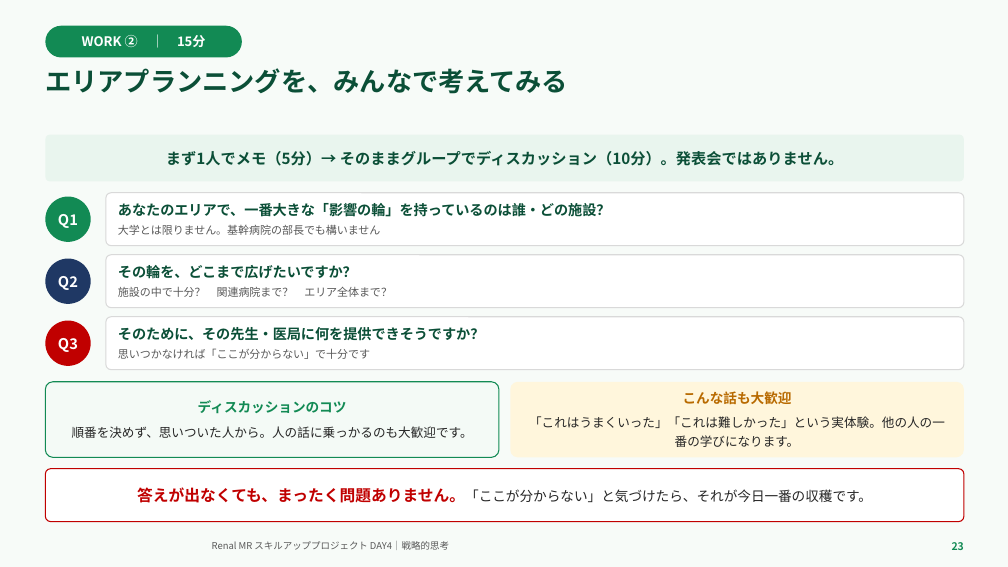
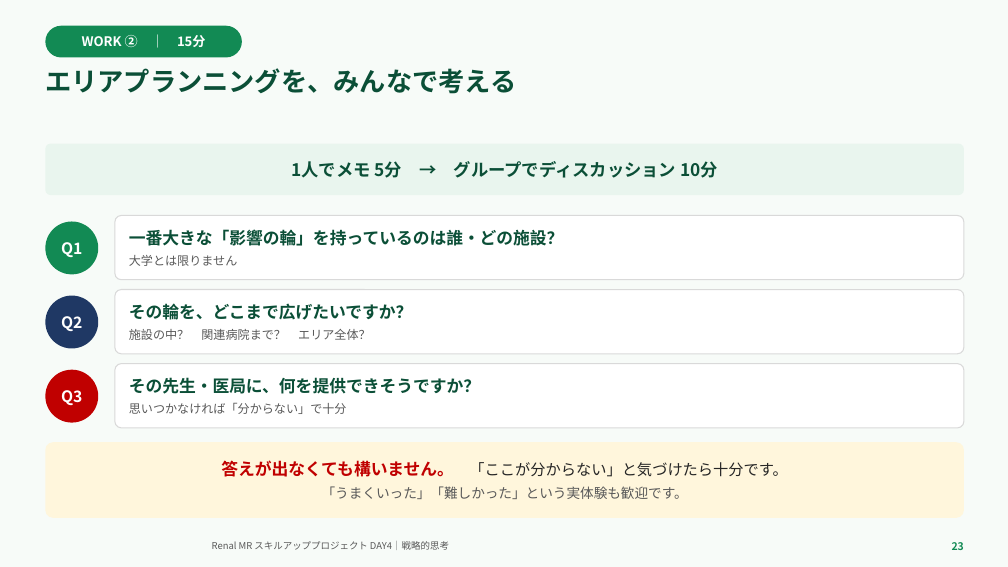
Before and after one commit to TAKUYA-1187/Claude, a slide deck: slide 23 of novartis_training/DAY4_ちょっと分かるだけで世界が変わる.pptx. Drawn at 1008x567 pixels with LibreOffice and Linux fonts; fonts in the diff are those of the drawing; background and template pictures are left out. Boxes give left, top, right and bottom in pixels: in the first picture for what was removed or moved away, otherwise in the second. Text is boxed around its words. In the diff, an @@ line names an element or a change of style, - is before the commit and + after.

```diff
--- a/novartis_training/DAY4_ちょっと分かるだけで世界が変わる.pptx
+++ b/novartis_training/DAY4_ちょっと分かるだけで世界が変わる.pptx
@@ text at (45, 68, 516, 94): text changed @@
-エリアプランニングを、みんなで考えてみる
+エリアプランニングを、みんなで考える
@@ rounded rectangle "1人でメモ 5分 → グループでディスカッション 10分": place and size @@
-rounded rectangle "1人でメモ 5分 → グループでディスカッション 10分" at (45, 135, 964, 181)
+rounded rectangle "1人でメモ 5分 → グループでディスカッション 10分" at (45, 144, 964, 195)
@@ text in rounded rectangle at (292, 161, 718, 178): text changed; size 14.5 to 16.5 pt @@
-まず1人でメモ（5分）→ そのままグループでディスカッション（10分）。発表会ではありません。
+1人でメモ 5分 → グループでディスカッション 10分
@@ ellipse "Q1": place and size @@
-ellipse "Q1" at (45, 197, 91, 242)
+ellipse "Q1" at (45, 222, 98, 274)
@@ rounded rectangle "一番大きな「影響の輪」を持っているのは誰・どの施設？": place and size @@
-rounded rectangle "一番大きな「影響の輪」を持っているのは誰・どの施設？" at (106, 193, 964, 246)
+rounded rectangle "一番大きな「影響の輪」を持っているのは誰・どの施設？" at (115, 216, 964, 280)
@@ text in rounded rectangle at (129, 229, 564, 266): text changed; size 13.5 to 16 pt @@
-あなたのエリアで、一番大きな「影響の輪」を持っているのは誰・どの施設？
-大学とは限りません。基幹病院の部長でも構いません
+一番大きな「影響の輪」を持っているのは誰・どの施設？
+大学とは限りません
@@ ellipse "Q2": place and size @@
-ellipse "Q2" at (45, 259, 91, 304)
+ellipse "Q2" at (45, 296, 98, 349)
@@ rounded rectangle "その輪を、どこまで広げたいですか？": place and size @@
-rounded rectangle "その輪を、どこまで広げたいですか？" at (106, 255, 964, 308)
+rounded rectangle "その輪を、どこまで広げたいですか？" at (115, 290, 964, 354)
@@ text in rounded rectangle at (129, 329, 371, 340): text changed; size 10.5 to 11.5 pt @@
-施設の中で十分？ 関連病院まで？ エリア全体まで？
+施設の中？ 関連病院まで？ エリア全体？
@@ text in rounded rectangle at (129, 303, 413, 320): size 13.5 to 16 pt in "その輪を、どこまで広げたいですか？" @@
@@ size 14 to 15 pt in 3 elements at (45, 222, 98, 274), (45, 296, 98, 349), (45, 370, 98, 423) @@
@@ ellipse "Q3": place and size @@
-ellipse "Q3" at (45, 321, 91, 366)
+ellipse "Q3" at (45, 370, 98, 423)
@@ rounded rectangle removed at (45, 382, 499, 457) @@
-ディスカッションのコツ
-順番を決めず、思いついた人から。人の話に乗っかるのも大歓迎です。
@@ rounded rectangle "その先生・医局に、何を提供できそうですか？": place and size @@
-rounded rectangle "その先生・医局に、何を提供できそうですか？" at (106, 317, 964, 370)
+rounded rectangle "その先生・医局に、何を提供できそうですか？" at (115, 364, 964, 428)
@@ text in rounded rectangle at (129, 377, 480, 414): text changed; size 13.5 to 16 pt @@
-そのために、その先生・医局に何を提供できそうですか？
-思いつかなければ「ここが分からない」で十分です
+その先生・医局に、何を提供できそうですか？
+思いつかなければ「分からない」で十分
@@ rounded rectangle removed at (510, 382, 964, 457) @@
-こんな話も大歓迎
-「これはうまくいった」「これは難しかった」という実体験。他の人の一番の学びになります。
@@ rounded rectangle "答えが出なくても構いません。 「ここが分からない」と気づけたら十分です。": place and size @@
-rounded rectangle "答えが出なくても構いません。 「ここが分からない」と気づけたら十分です。" at (45, 469, 964, 522)
+rounded rectangle "答えが出なくても構いません。 「ここが分からない」と気づけたら十分です。" at (45, 442, 964, 518)
@@ rounded rectangle "答えが出なくても構いません。 「ここが分からない」と気づけたら十分です。" at (45, 442, 964, 518): fill #FFFFFF to #FFF6DC; outline #C00000 1 pt to none @@
@@ text in rounded rectangle at (221, 460, 788, 499): text changed; text colour #262626 to #595959 @@
-答えが出なくても、まったく問題ありません。「ここが分からない」と気づけたら、それが今日一番の収穫です。
+答えが出なくても構いません。 「ここが分からない」と気づけたら十分です。
+「うまくいった」「難しかった」という実体験も歓迎です。
```
Also in this commit, not shown: 25 other slides changed, 1 other file.
